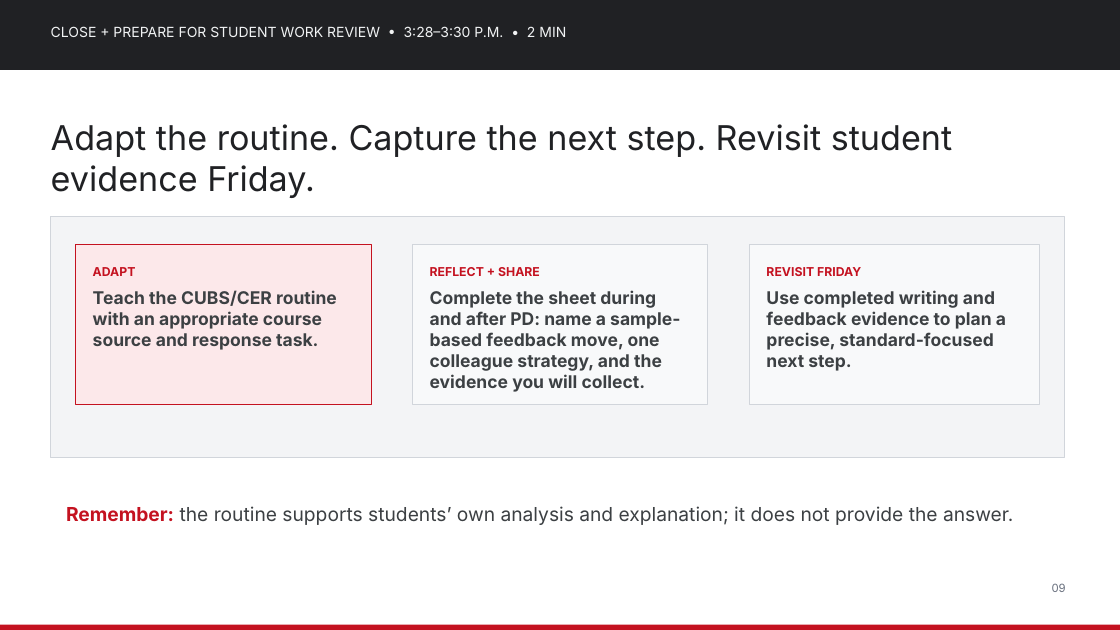
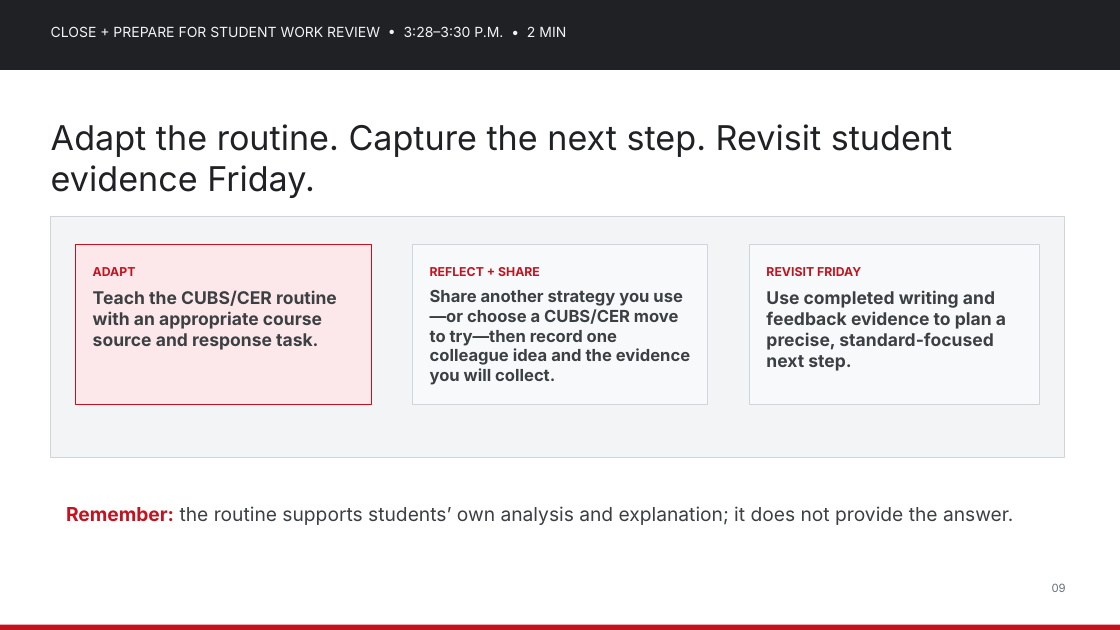
Before and after one commit to nbhs-science/nbhs-science, a slide deck: slide 9 of assets/plc/2026-10-28_Science_Department_PD_Strengthening_Science_Literacy.pptx. Drawn at 1120x630 pixels with LibreOffice and Linux fonts; fonts in the diff are those of the drawing. Boxes give left, top, right and bottom in pixels: in the first picture for what was removed or moved away, otherwise in the second. Text is boxed around its words. In the diff, an @@ line names an element or a change of style, - is before the commit and + after.

Commit message:
Align Oct. 28 PD strategy-share materials
Update the PD deck, agenda, and quick planning sheet so teachers may share existing reading/article-analysis or writing strategies, discuss what works and any challenge, or choose a CUBS/CER move to try in an upcoming lesson.

```diff
--- a/assets/plc/2026-10-28_Science_Department_PD_Strengthening_Science_Literacy.pptx
+++ b/assets/plc/2026-10-28_Science_Department_PD_Strengthening_Science_Literacy.pptx
@@ text at [430, 290, 690, 385]: text changed; size 20 to 19 pt @@
-Complete the sheet during and after PD: name a sample-based feedback move, one colleague strategy, and the evidence you will collect.
+Share another strategy you use—or choose a CUBS/CER move to try—then record one colleague idea and the evidence you will collect.
```
Also in this commit, not shown: 2 other slides changed, 3 other files.
